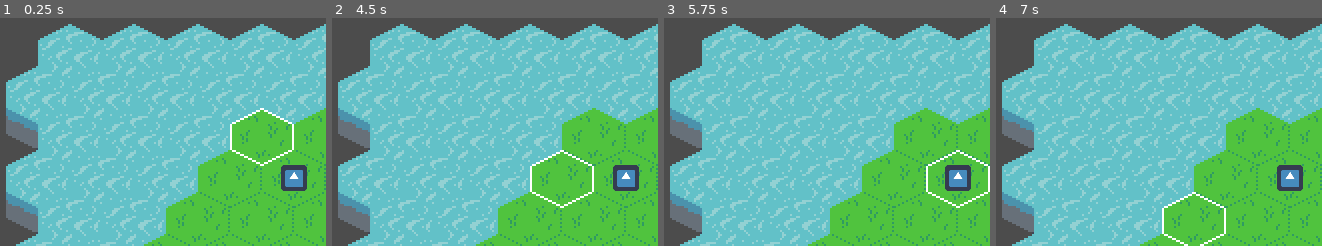
Above: before the commit, frames 1-4 (left to right).
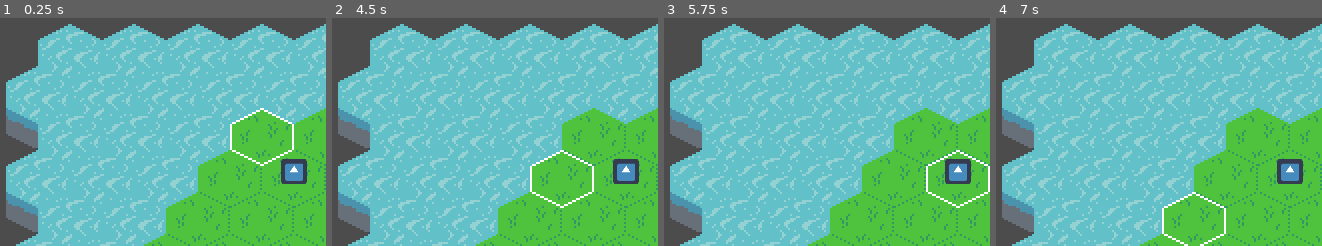
Above: after the commit, the same moments.

Repository: ucsdRgross/gamedev
Game: Godot game, scene res://Main.tscn
Two runs of this game, one before a commit and one after it. Both use one fixed random seed, a clock stepped at 60 frames per second and the inputs below. The engine's default icon, where the game draws it, is replaced by a stand-in: a white triangle on a blue panel in a dark square. Sound files missing from this copy of the repository are replaced by a short silence.
Inputs (mouse positions are in pixels of both pictures, inside the frame that each line leads up to):
- Up to frame 1 (0.25 s): no input
- Up to frame 2 (4.5 s): tap Enter at 0.5, 2, 3.5 s; move the mouse to (563, 106) at 0.52 s; press the mouse at (563, 106) at 0.53 s; tap Space at 1.25, 2.75, 4.25 s; move the mouse to (625, 106) at 1.27 s; release the mouse at (625, 106) at 1.28 s; click (625, 106) at 1.35 s; move the mouse to (530, 150) at 2.02 s; hold Right mouse button (right_mouse_button) 2.03-2.78 s; click (530, 150) at 2.3 s; move the mouse to (592, 150) at 2.77 s; click (592, 150) at 2.85 s; move the mouse to (498, 191) at 3.52 s; press the mouse at (498, 191) at 3.53 s; move the mouse to (563, 191) at 4.27 s; release the mouse at (563, 191) at 4.28 s; right-click (563, 191) at 4.35 s
- Up to frame 3 (5.75 s): click (895, 191) at 4.55 s; move the mouse to (957, 191) at 5.02 s; press the mouse at (957, 191) at 5.03 s
- Up to frame 4 (7 s): move the mouse to (1129, 234) at 5.77 s; release the mouse at (1129, 234) at 5.78 s; click (1129, 234) at 5.85 s; move the mouse to (1194, 234) at 6.52 s; hold Right mouse button (right_mouse_button) from 6.53 s (still down); click (1194, 234) at 6.8 s

The runs differ from the first frame. In frame 1, 0.7% of the frame differs, in the area x 86-95%, y 61-76%; in frame 2, 0.7%; in frame 3, 0.7%; in frame 4, 0.7%.

Commit message:
improved movement
added jump animation with tweens and switched to beat system, no more calculating every frame myself with interpolation

Diff:
--- a/necroma/Main.tscn
+++ b/necroma/Main.tscn
@@ -1,33 +1,43 @@
-[gd_scene load_steps=6 format=2]
+[gd_scene load_steps=8 format=2]
 
 [ext_resource path="res://icon.png" type="Texture" id=1]
+[ext_resource path="res://song.ogg" type="AudioStream" id=2]
 [ext_resource path="res://world/PanningCamera2D.tscn" type="PackedScene" id=3]
 [ext_resource path="res://units/Unit.tscn" type="PackedScene" id=4]
 [ext_resource path="res://world/board/GameBoard.gd" type="Script" id=5]
 [ext_resource path="res://world/board/HexMap.tscn" type="PackedScene" id=6]
+[ext_resource path="res://resources/Conductor.tscn" type="PackedScene" id=7]
 
 [node name="Main" type="Node2D"]
 
 [node name="GameBoard" type="YSort" parent="."]
 script = ExtResource( 5 )
 
+[node name="Conductor" parent="GameBoard" instance=ExtResource( 7 )]
+stream = ExtResource( 2 )
+volume_db = -15.0
+bpm = 115
+
 [node name="HexMap" parent="GameBoard" instance=ExtResource( 6 )]
 
-[node name="Unit" parent="GameBoard" instance=ExtResource( 4 )]
+[node name="Units" type="Node" parent="GameBoard"]
+
+[node name="Unit" parent="GameBoard/Units" instance=ExtResource( 4 )]
 position = Vector2( 144, 56 )
 scale = Vector2( 0.2, 0.2 )
 texture = ExtResource( 1 )
 
-[node name="Unit2" parent="GameBoard" instance=ExtResource( 4 )]
+[node name="Unit2" parent="GameBoard/Units" instance=ExtResource( 4 )]
 position = Vector2( 176, 56 )
 scale = Vector2( 0.2, 0.2 )
 texture = ExtResource( 1 )
 
-[node name="Unit3" parent="GameBoard" instance=ExtResource( 4 )]
+[node name="Unit3" parent="GameBoard/Units" instance=ExtResource( 4 )]
 position = Vector2( 208, 56 )
 scale = Vector2( 0.2, 0.2 )
 texture = ExtResource( 1 )
 
 [node name="PanningCamera2D" parent="." instance=ExtResource( 3 )]
 
+[connection signal="beat" from="GameBoard/Conductor" to="GameBoard" method="_on_Conductor_beat"]
 [connection signal="moved" from="GameBoard/HexMap" to="GameBoard" method="_on_Hexmap_moved"]
--- a/necroma/project.godot
+++ b/necroma/project.godot
@@ -39,7 +39,7 @@
 "language": "GDScript",
 "path": "res://resources/PathFinder.gd"
 }, {
-"base": "Node2D",
+"base": "Sprite",
 "class": "Unit",
 "language": "GDScript",
 "path": "res://units/Unit.gd"
--- /dev/null
+++ b/necroma/resources/Conductor.gd
@@ -0,0 +1,74 @@
+extends AudioStreamPlayer
+
+export var bpm := 100
+export var measures := 4
+
+# Tracking the beat and song position
+var song_position = 0.0
+var song_position_in_beats = 1
+var sec_per_beat = 60.0 / bpm
+var last_reported_beat = 0
+var beats_before_start = 0
+var measure = 1
+
+# Determining how close to the beat an event is
+var closest = 0
+var time_off_beat = 0.0
+
+signal beat(position)
+signal measure(position)
+
+
+func _ready():
+	sec_per_beat = 60.0 / bpm
+
+
+func _physics_process(_delta):
+	if playing:
+		song_position = get_playback_position() + AudioServer.get_time_since_last_mix()
+		song_position -= AudioServer.get_output_latency()
+		song_position_in_beats = int(floor(song_position / sec_per_beat)) + beats_before_start
+		_report_beat()
+
+
+func _report_beat():
+	if last_reported_beat < song_position_in_beats:
+		if measure > measures:
+			measure = 1
+		emit_signal("beat", song_position_in_beats)
+		emit_signal("measure", measure)
+		last_reported_beat = song_position_in_beats
+		measure += 1
+
+
+func play_with_beat_offset(num):
+	beats_before_start = num
+	$StartTimer.wait_time = sec_per_beat
+	$StartTimer.start()
+
+
+func closest_beat(nth):
+	closest = int(round((song_position / sec_per_beat) / nth) * nth)
+	time_off_beat = abs(closest * sec_per_beat - song_position)
+	return Vector2(closest, time_off_beat)
+
+
+func play_from_beat(beat, offset):
+	play()
+	seek(beat * sec_per_beat)
+	beats_before_start = offset
+	measure = beat % measures
+
+
+func _on_StartTimer_timeout():
+	song_position_in_beats += 1
+	if song_position_in_beats < beats_before_start - 1:
+		$StartTimer.start()
+	elif song_position_in_beats == beats_before_start - 1:
+		$StartTimer.wait_time = $StartTimer.wait_time - (AudioServer.get_time_to_next_mix() +
+														AudioServer.get_output_latency())
+		$StartTimer.start()
+	else:
+		play()
+		$StartTimer.stop()
+	_report_beat()
--- /dev/null
+++ b/necroma/resources/Conductor.tscn
@@ -0,0 +1,11 @@
+[gd_scene load_steps=2 format=2]
+
+[ext_resource path="res://resources/Conductor.gd" type="Script" id=1]
+
+[node name="Conductor" type="AudioStreamPlayer"]
+script = ExtResource( 1 )
+
+[node name="StartTimer" type="Timer" parent="."]
+one_shot = true
+
+[connection signal="timeout" from="StartTimer" to="." method="_on_StartTimer_timeout"]
--- a/necroma/units/Unit.gd
+++ b/necroma/units/Unit.gd
@@ -1,6 +1,6 @@
 tool
 class_name Unit
-extends Node2D
+extends Sprite
 
 
 #onready var _grid: Resource = preload("res://world/board/HexMap.tres")
@@ -14,11 +14,17 @@
 var to_next_tile : float = 0
 var current_path : PoolVector2Array = []
 #points_added_path added in case needed for the future, high chance of removal
-var points_added_path : PoolVector2Array = []
-
-onready var _hexmap: HexMap = $"../HexMap"
-onready var _sprite: Sprite = $Sprite
+#var points_added_path : PoolVector2Array = []
+
+onready var _hexmap: HexMap = $"../../HexMap"
 onready var _anim_player: AnimationPlayer = $AnimationPlayer
+
+enum {
+	IDLE, #stays still and doesn't attack
+	MOVE, #attempts to attack after moving
+	ATTACK #will repeatedly attack anything that moves into range
+}
+var state : int = MOVE
 
 signal moved(old_cell, new_cell)
 #signal removed(cell)
@@ -28,12 +34,74 @@
 	cell = _hexmap.world_to_map(position)
 	position = _hexmap.map_to_world(cell)
 	_astar.set_point_disabled(cell, true)
-	self.connect('moved', get_parent(), '_on_Unit_moved')
+	self.connect('moved', $"../..", '_on_Unit_moved')
 	#self.connect('removed', get_parent(), '_on_Unit_removed')
 
-func _physics_process(delta: float) -> void:
-	if is_walking:
-		walk_along(delta)
+func action(beat: int) -> void:
+	if beat == 3:
+		match state:
+			MOVE:
+				if not is_walking:
+					return
+				prep_move_state()
+				pass
+			ATTACK:
+				#prep_attack_state()
+				pass
+	if beat == 0:
+		match state:
+			IDLE:
+				#idle_state()
+				pass
+			MOVE:
+				if not is_walking:
+					return
+				move_state()
+				pass
+			ATTACK:
+				#attack_state()
+				pass
+
+const default_scale = Vector2(.2,.2)
+const default_offset = Vector2(0,-16)
+
+func prep_move_state() -> void:
+	var squat = create_tween()
+	var default_scale = scale
+	var duration : float = 0.5217
+	squat.tween_property(self, "scale", default_scale*Vector2(1.1,0.8), duration)
+
+func move_state() -> void:
+	#TWEENS OH YEAH
+	var jump = create_tween()
+	var move = create_tween()
+	#var from : Vector2 = _hexmap.map_to_world(current_path[0])
+	#extremely fancy jump animation
+	var to : Vector2 = _hexmap.map_to_world(current_path[1])
+	var duration : float = 0.5217
+	move.set_trans(Tween.TRANS_QUAD).set_ease(Tween.EASE_OUT)
+	move.tween_property(self, "position", to, duration)
+	jump.set_trans(Tween.TRANS_QUAD).set_ease(Tween.EASE_OUT)
+	jump.tween_property(self, "offset", default_offset+Vector2(0,-50), duration/2)
+	jump.parallel().tween_property(self, "scale", default_scale*Vector2(0.95,1.1), duration/2)
+	jump.set_ease(Tween.EASE_IN)
+	jump.tween_property(self, "offset", default_offset, duration/2)
+	jump.parallel().tween_property(self, "scale", default_scale, duration/2)
+	jump.set_trans(Tween.TRANS_QUAD)
+	jump.set_ease(Tween.EASE_OUT)
+	jump.tween_property(self, "scale", default_scale*Vector2(1.05,0.95), duration/4)
+	jump.set_ease(Tween.EASE_IN)
+	jump.tween_property(self, "scale", default_scale, duration/4)
+	self.cell = current_path[1]
+	current_path.remove(0)
+	line.remove_point(0)
+	if current_path.size() < 2:
+		is_walking = false
+		current_path.resize(0)
+
+#func _physics_process(delta: float) -> void:
+#	if is_walking:
+#		walk_along(delta)
 
 func add_point(new_cell: Vector2) -> void:
 	#add starting cell to start
@@ -43,7 +111,7 @@
 	#dont add duplicate points
 	if current_path[-1] == new_cell:
 		return
-	points_added_path.append(new_cell)
+	#points_added_path.append(new_cell)
 
 	var new_path : PoolVector2Array = _astar.path_between(current_path[-1],new_cell)
 	#trims duplicate point at start
@@ -53,34 +121,34 @@
 	self.is_walking = true
 
 
-func walk_along(delta : float) -> void:
-	to_next_tile += delta
-	var update_cell := false
-	while to_next_tile > travel_time and current_path.size() > 2:
-		if _astar.is_point_disabled(current_path[2]):
-			to_next_tile = travel_time
-		else:
-			to_next_tile -= travel_time
-			if points_added_path[0] == current_path[0]:
-				points_added_path.remove(0)
-			current_path.remove(0)
-			line.remove_point(0)
-			update_cell = true
-	if update_cell:
-		self.cell = current_path[1]
-	var from : Vector2 = _hexmap.map_to_world(current_path[0])
-	var to : Vector2 = _hexmap.map_to_world(current_path[1])
-	position = from.linear_interpolate(to, min(to_next_tile/travel_time, 1))
-	if line.points:
-		line.set_point_position(0, position)
-	#reached destination, reset everything
-	if to_next_tile > travel_time:
-		is_walking = false
-		current_path.resize(0)
-		points_added_path.resize(0)
-		to_next_tile = 0
-
-
+#func walk_along(delta : float) -> void:
+#	to_next_tile += delta
+#	var update_cell := false
+#	while to_next_tile > travel_time and current_path.size() > 2:
+#		if _astar.is_point_disabled(current_path[2]):
+#			to_next_tile = travel_time
+#		else:
+#			to_next_tile -= travel_time
+#			if points_added_path[0] == current_path[0]:
+#				points_added_path.remove(0)
+#			current_path.remove(0)
+#			line.remove_point(0)
+#			update_cell = true
+#	if update_cell:
+#		self.cell = current_path[1]
+#	var from : Vector2 = _hexmap.map_to_world(current_path[0])
+#	var to : Vector2 = _hexmap.map_to_world(current_path[1])
+#	position = from.linear_interpolate(to, min(to_next_tile/travel_time, 1))
+#	if line.points:
+#		line.set_point_position(0, position)
+#	#reached destination, reset everything
+#	if to_next_tile > travel_time:
+#		is_walking = false
+#		current_path.resize(0)
+#		points_added_path.resize(0)
+#		to_next_tile = 0
+#
+#
 #recalculates to_next_tile for maintaining correct position when interpolating
 func set_travel_time(value: float) -> void:
 	to_next_tile *= value/travel_time
@@ -122,7 +190,7 @@
 	is_selected = value
 	if is_selected and not current_path.empty():
 		current_path.resize(2)
-		points_added_path.resize(0)
+		#points_added_path.resize(0)
 #	if is_selected and not current_path.empty():
 #		current_path.resize(2)
 #	elif not is_selected:
--- a/necroma/units/Unit.tscn
+++ b/necroma/units/Unit.tscn
@@ -3,9 +3,8 @@
 [ext_resource path="res://units/Unit.gd" type="Script" id=1]
 
 [node name="Unit" type="Sprite"]
+offset = Vector2( 0, -16 )
 script = ExtResource( 1 )
-
-[node name="Sprite" type="Sprite" parent="."]
 
 [node name="Shadow" type="Sprite" parent="."]
 
--- a/necroma/world/board/GameBoard.gd
+++ b/necroma/world/board/GameBoard.gd
@@ -5,9 +5,10 @@
 #onready var grid_border = $GridBorder
 
 onready var hexmap = $HexMap
+onready var units = $Units
 
 #dictionary matching cell rowcol keys to unit values
-var units := {}
+var unit_cells := {}
 var selected_unit: Unit
 var hovered_unit: Unit
 var hovered_cell : Vector2
@@ -15,18 +16,19 @@
 
 func _ready() -> void:
 	initialize()
+	$Conductor.play_with_beat_offset(4)
 
 
 func initialize() -> void:
-	units.clear()
-	for child in get_children():
+	unit_cells.clear()
+	for child in units.get_children():
 		var unit := child as Unit
 		if not unit:
 			continue
 		#remove stacked units on same cell
-		if units.has(unit.cell):
-			units[unit.cell].queue_free()
-		units[unit.cell] = unit
+		if unit_cells.has(unit.cell):
+			unit_cells[unit.cell].queue_free()
+		unit_cells[unit.cell] = unit
 
 func _unhandled_input(event: InputEvent) -> void:
 	if event.is_action_pressed("left_mouse_button"):
@@ -37,9 +39,9 @@
 		deselect_unit()
 
 func select_unit(cell: Vector2) -> void:
-	if not units.has(cell):
+	if not unit_cells.has(cell):
 		return
-	selected_unit = units[cell]
+	selected_unit = unit_cells[cell]
 	selected_unit.is_selected = true
 	#selected_unit.draw_path(true)
 	#grid_border.show()
@@ -65,10 +67,10 @@
 	if hovered_unit:
 		hovered_unit.hide_path()
 		hovered_unit = null
-	if not units.has(hovered_cell):
+	if not unit_cells.has(hovered_cell):
 		return
 	else:
-		hovered_unit = units[hovered_cell]
+		hovered_unit = unit_cells[hovered_cell]
 		hovered_unit.show_path()
 
 
@@ -87,10 +89,15 @@
 #		selected_unit.add_point(hovered_cell)
 
 func _on_Unit_moved(old_cell: Vector2, new_cell: Vector2) -> void:
-	var unit = units[old_cell]
-	units.erase(old_cell)
-	units[new_cell] = unit
+	var unit = unit_cells[old_cell]
+	unit_cells.erase(old_cell)
+	unit_cells[new_cell] = unit
 
 
 func _on_Unit_removed(cell: Vector2) -> void:
-	units.erase(cell)
+	unit_cells.erase(cell)
+
+
+func _on_Conductor_beat(position):
+	for child in units.get_children():
+		child.action(position % 4)
--- a/necroma/world/board/HexMap.gd
+++ b/necroma/world/board/HexMap.gd
@@ -33,6 +33,7 @@
 func map_to_world(rowcol : Vector2) -> Vector2:
 	var left_corner : Vector2 = selectable_tiles.map_to_world(rowcol)
 	var x : int = left_corner.x + selectable_tiles.cell_size.x/2
+	#the 2 is to account for how hexagon is slightly flattened
 	var y : int = left_corner.y + selectable_tiles.cell_size.x/2 - 2
 	return Vector2(x,y)
 
Not shown, added: necroma/song.ogg.import
Not shown, added: necroma/song.ogg
